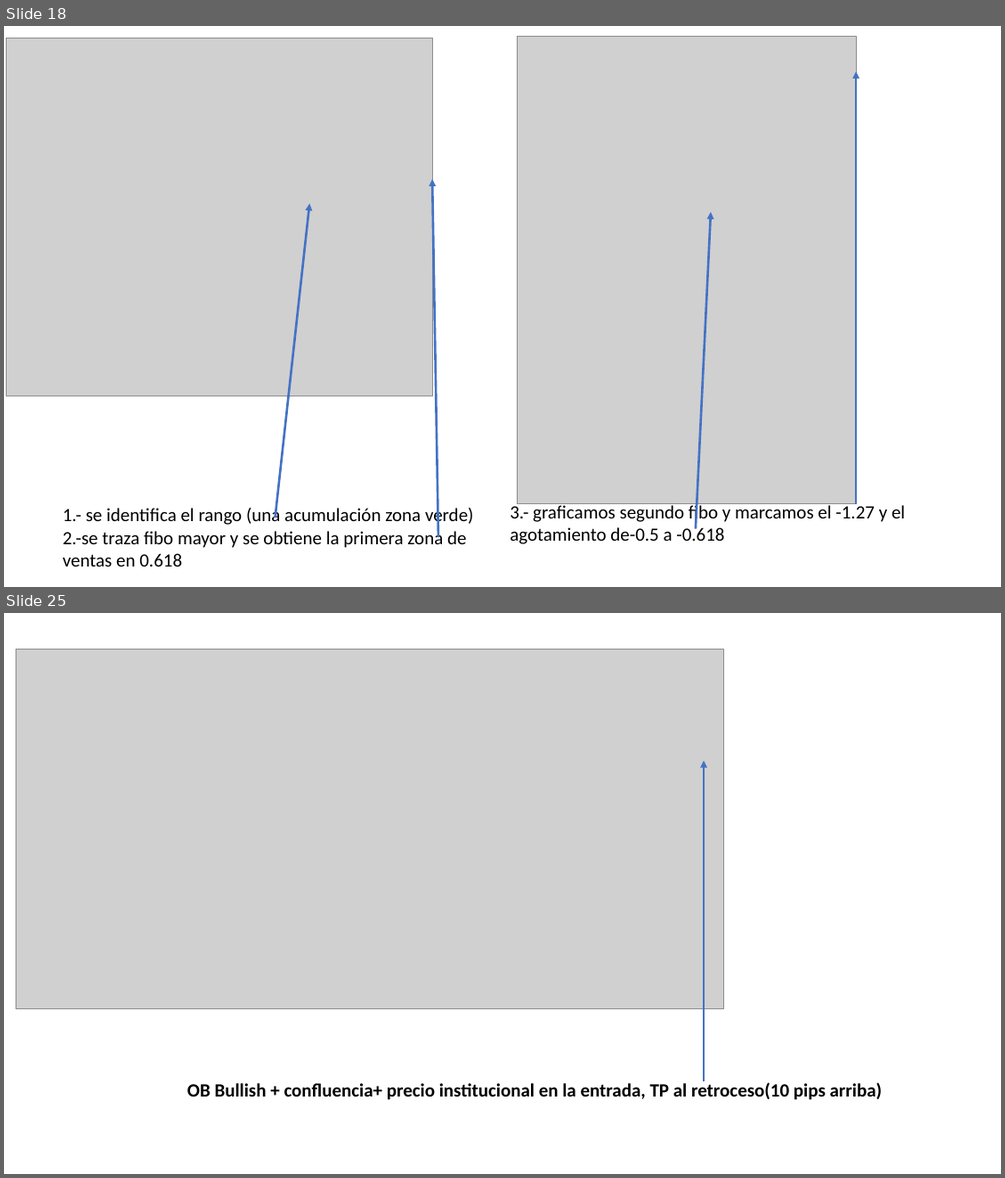
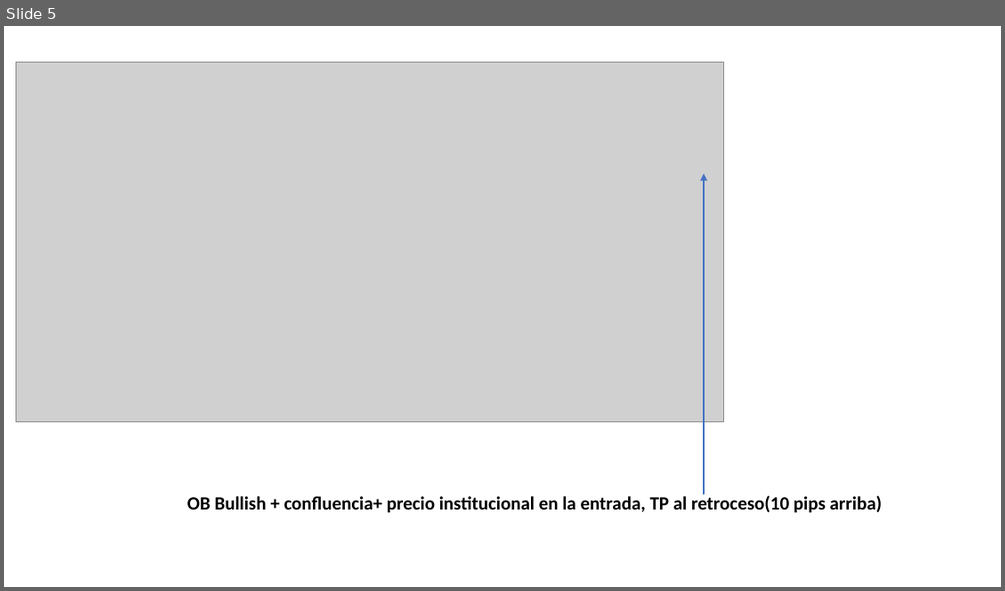
Before and after one commit to Edd1eware/Yields_Academy, a slide deck: Manual_YIELDS_ACADEMY.pptx. Shown one above the other, each under a label of ours: slides 18 and 25 before the commit, slide 5 after it; the slides between them are not shown. The pictures are 1005x1178 and 1005x591 pixels, drawn with LibreOffice and Linux fonts; fonts in the diff are those of the drawing; grey boxes stand for pictures. Boxes give left, top, right and bottom in pixels: in the first picture for what was removed or moved away, otherwise in the second. Text is boxed around its words. In the diff, an @@ line names an element or a change of style, - is before the commit and + after.

```diff
--- a/Manual_YIELDS_ACADEMY.pptx
+++ b/Manual_YIELDS_ACADEMY.pptx
@@ slide 18 removed at (4,26,1001,587), background #FFFFFF @@
@@ picture removed at (6,38,432,396) @@
@@ picture removed at (517,36,856,504) @@
@@ arrow removed from (857, 504) to (857, 71) @@
@@ arrow removed from (438, 538) to (432, 179) @@
@@ arrow removed from (275, 517) to (310, 203) @@
@@ arrow removed from (696, 529) to (711, 212) @@
@@ text removed at (63,506,474,566) @@
-1.- se identifica el rango (una acumulación zona verde)
-2.-se traza fibo mayor y se obtiene la primera zona de ventas en 0.618
@@ text removed at (510,502,905,544) @@
-3.- graficamos segundo fibo y marcamos el -1.27 y el agotamiento de-0.5 a -0.618
@@ what was slide 25 is now slide 5 @@
```
Also in this commit, not shown: 4 slides added, 56 other slides removed.
